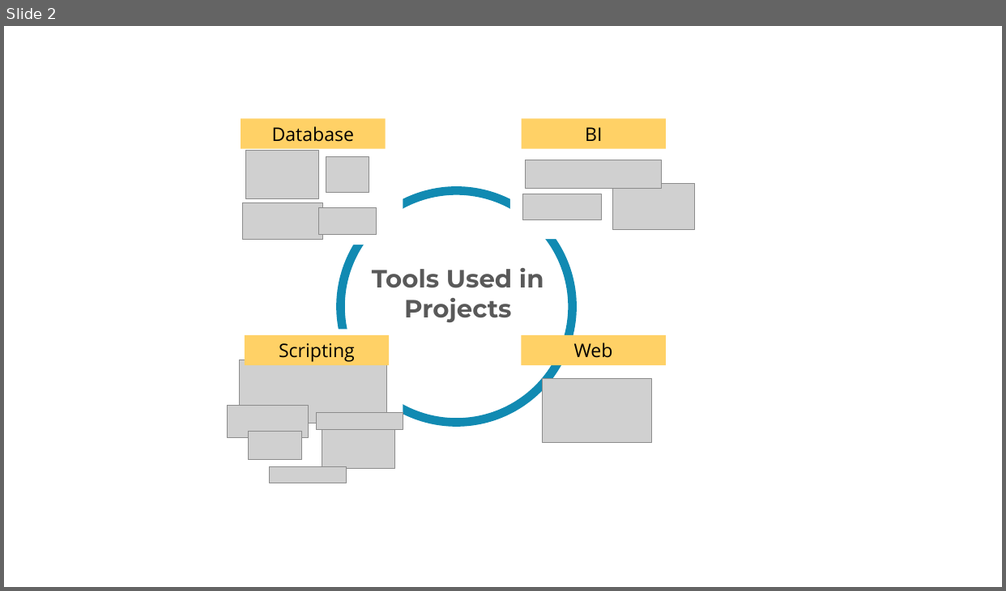
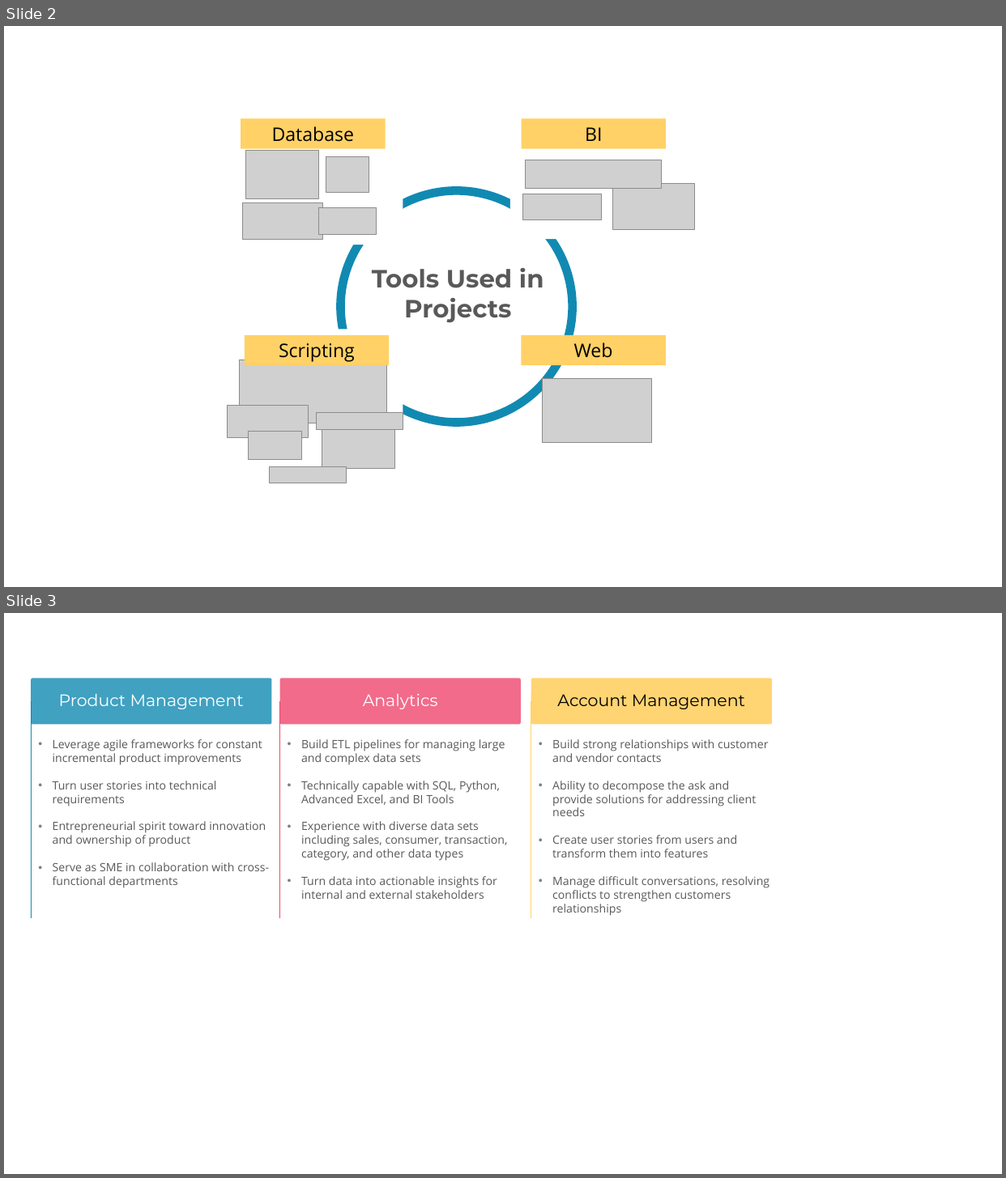
Before and after one commit to admiral810/admiral810.github.io, a slide deck: images/Images Creations (Venn Tools).pptx. Shown one above the other, each under a label of ours: slide 2 before the commit, slides 2 and 3 after it. The pictures are 1006x591 and 1006x1178 pixels, drawn with LibreOffice and Linux fonts; fonts in the diff are those of the drawing; grey boxes stand for pictures. Boxes give left, top, right and bottom in pixels: in the first picture for what was removed or moved away, otherwise in the second. Text is boxed around its words. In the diff, an @@ line names an element or a change of style, - is before the commit and + after.

Commit message:
added department section

```diff
--- a/images/Images Creations (Venn Tools).pptx
+++ b/images/Images Creations (Venn Tools).pptx
@@ slide 3 added at <box>4,613,1002,1174</box>, background #FFFFFF @@
@@ rounded rectangle added at <box>31,678,272,725</box>, fill #118AB2 at 80% opacity @@
@@ rounded rectangle added at <box>280,678,522,725</box>, fill #EF476F at 80% opacity @@
@@ rounded rectangle added at <box>531,678,772,725</box>, fill #FFD166 at 92% opacity @@
@@ line added from (31, 701) to (31, 918), #118AB2 0.75 pt @@
@@ text added at <box>59,693,244,709</box>, 16 pt, text #FFFFFF @@
+Product Management
@@ line added from (280, 701) to (280, 918), #EF476F 0.75 pt @@
@@ text added at <box>363,694,438,709</box>, 16 pt, text #FFFFFF @@
+Analytics
@@ line added from (531, 701) to (531, 918), #FFD166 0.75 pt @@
@@ text added at <box>557,694,745,709</box>, 16 pt, text #000000 @@
+Account Management
@@ text added at <box>53,739,269,888</box>, 11 pt, text #595959 @@
+• Leverage agile frameworks for constant incremental product improvements
+• Turn user stories into technical requirements
+• Entrepreneurial spirit toward innovation and ownership of product
+• Serve as SME in collaboration with cross-functional departments
@@ text added at <box>301,739,508,899</box>, 11 pt, text #595959 @@
+• Build ETL pipelines for managing large and complex data sets
+• Technically capable with SQL, Python, Advanced Excel, and BI Tools
+• Experience with diverse data sets including sales, consumer, transaction, category, and other data types
+• Turn data into actionable insights for internal and external stakeholders
@@ text added at <box>552,739,769,916</box>, 11 pt, text #595959 @@
+• Build strong relationships with customer and vendor contacts
+• Ability to decompose the ask and provide solutions for addressing client needs
+• Create user stories from users and transform them into features
+• Manage difficult conversations, resolving conflicts to strengthen customers relationships
```
Also in this commit, not shown: 3 other files.
